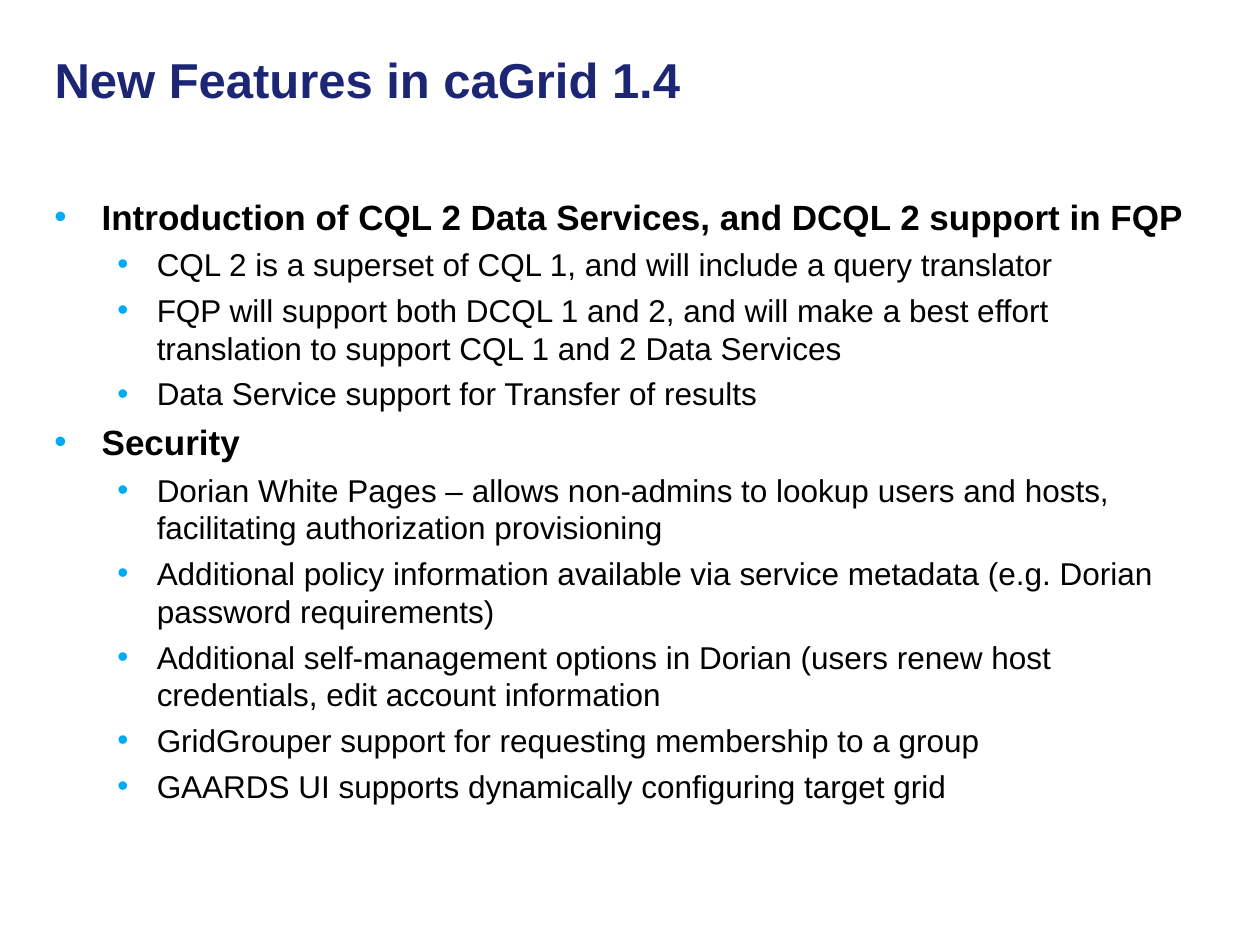
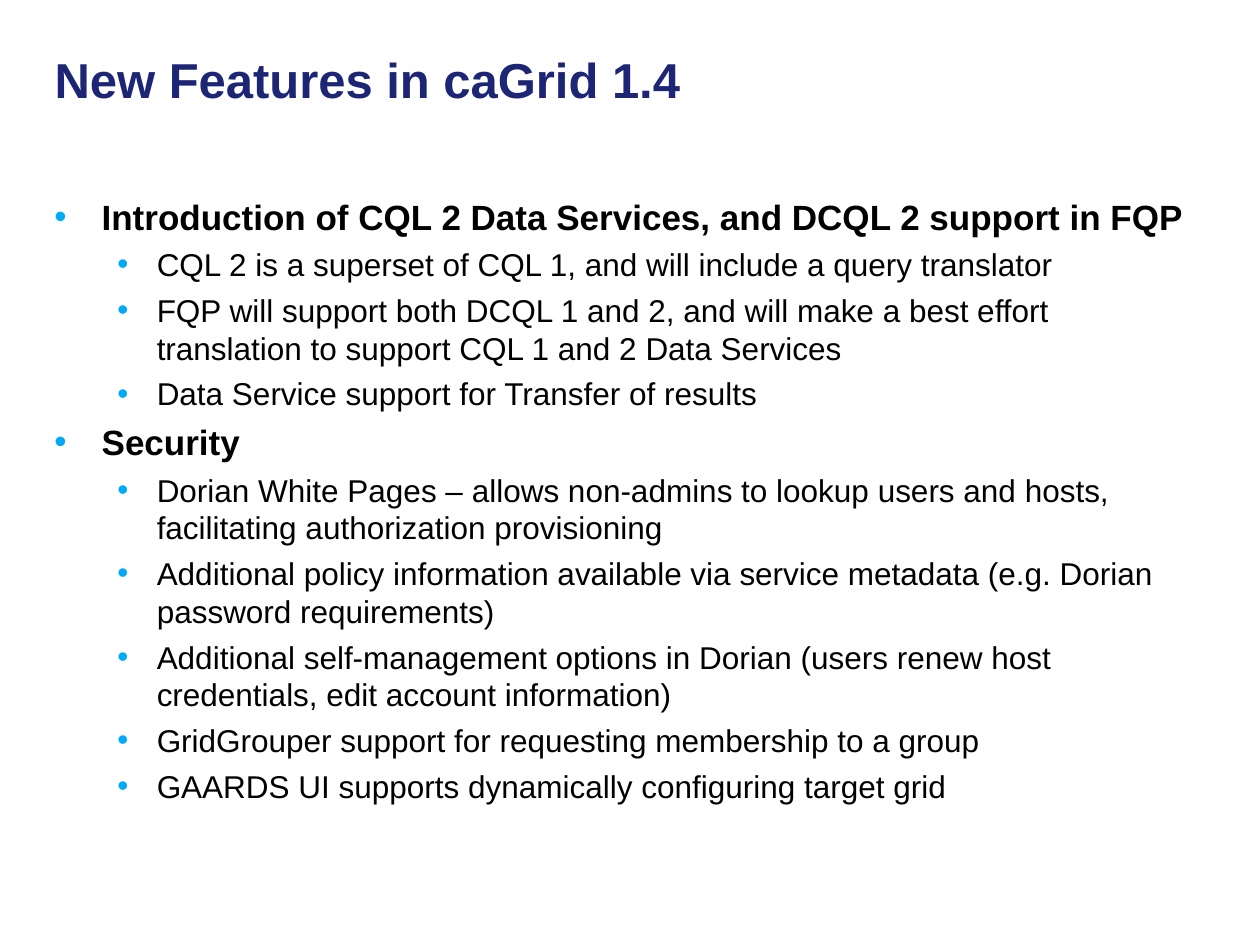
Before and after one commit to NCIP/cagrid-docs, a slide deck: slide 11 of general/presentations/overview/caGrid-Overview-and-Roadmap-GlobusWorld2010.ppt. Drawn at 1260x945 pixels with LibreOffice and Linux fonts; fonts in the diff are those of the drawing; background and template pictures are left out. Boxes give left, top, right and bottom in pixels: in the first picture for what was removed or moved away, otherwise in the second. Text is boxed around its words. In the diff, an @@ line names an element or a change of style, - is before the commit and + after.

```diff
--- a/general/presentations/overview/caGrid-Overview-and-Roadmap-GlobusWorld2010.ppt
+++ b/general/presentations/overview/caGrid-Overview-and-Roadmap-GlobusWorld2010.ppt
@@ text at (157, 646, 1050, 712): text changed @@
-  • Additional self-management options in Dorian (users renew host credentials, edit account information
+  • Additional self-management options in Dorian (users renew host credentials, edit account information)
```
Also in this commit, not shown: 3 other slides changed, 1 slide added, 2 slides removed.
